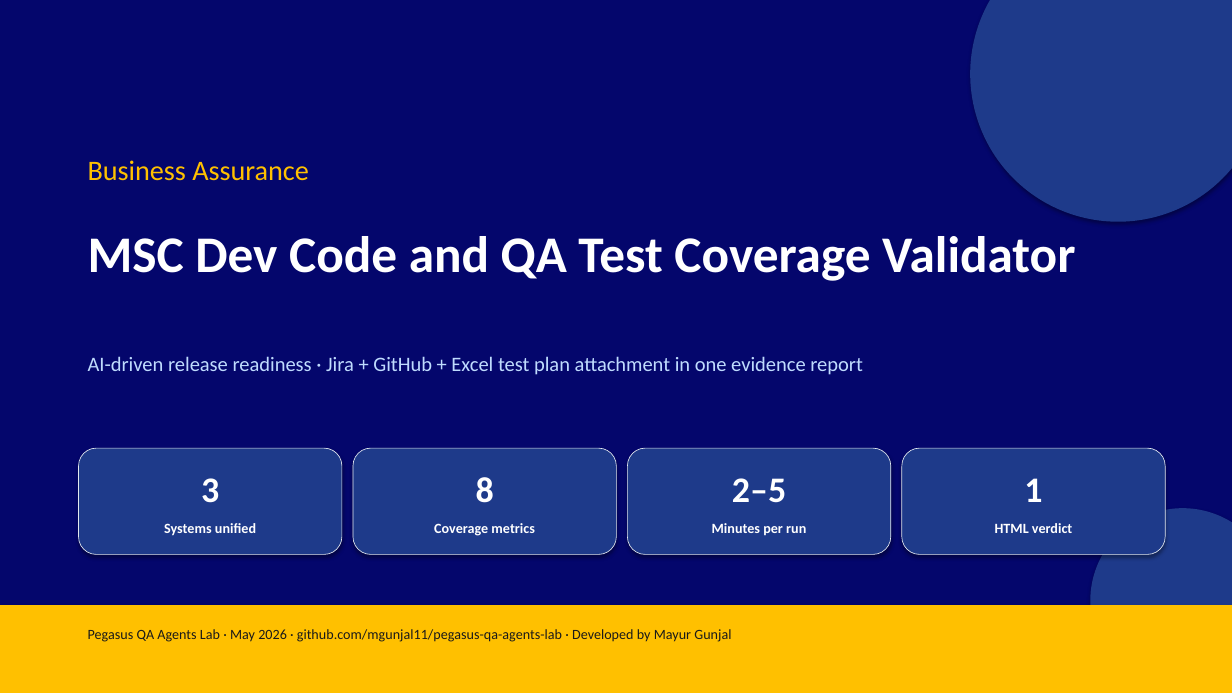
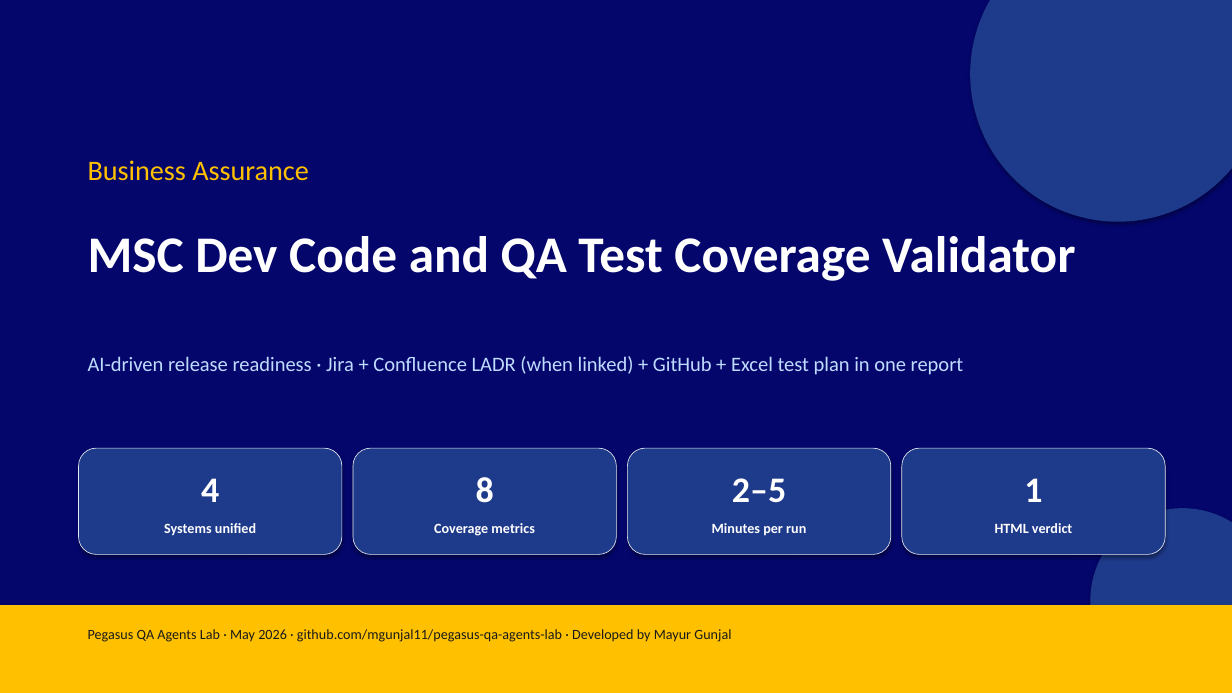
Before and after one commit to mgunjal11/pegasus-qa-agents-lab-copy, a slide deck: slide 1 of docs/MSC-Dev-Code-and-QA-Test-Coverage-Validator-Guide.pptx. Drawn at 1232x693 pixels with LibreOffice and Linux fonts; fonts in the diff are those of the drawing. Boxes give left, top, right and bottom in pixels: in the first picture for what was removed or moved away, otherwise in the second. Text is boxed around its words. In the diff, an @@ line names an element or a change of style, - is before the commit and + after.

```diff
--- a/docs/MSC-Dev-Code-and-QA-Test-Coverage-Validator-Guide.pptx
+++ b/docs/MSC-Dev-Code-and-QA-Test-Coverage-Validator-Guide.pptx
@@ text at <box>88,356,964,375</box>: text changed @@
-AI-driven release readiness · Jira + GitHub + Excel test plan attachment in one evidence report
+AI-driven release readiness · Jira + Confluence LADR (when linked) + GitHub + Excel test plan in one report
@@ text at <box>201,478,219,502</box>: text changed @@
-3
+4
```
Also in this commit, not shown: 11 other slides changed, 1 slide added, 1 other file.
